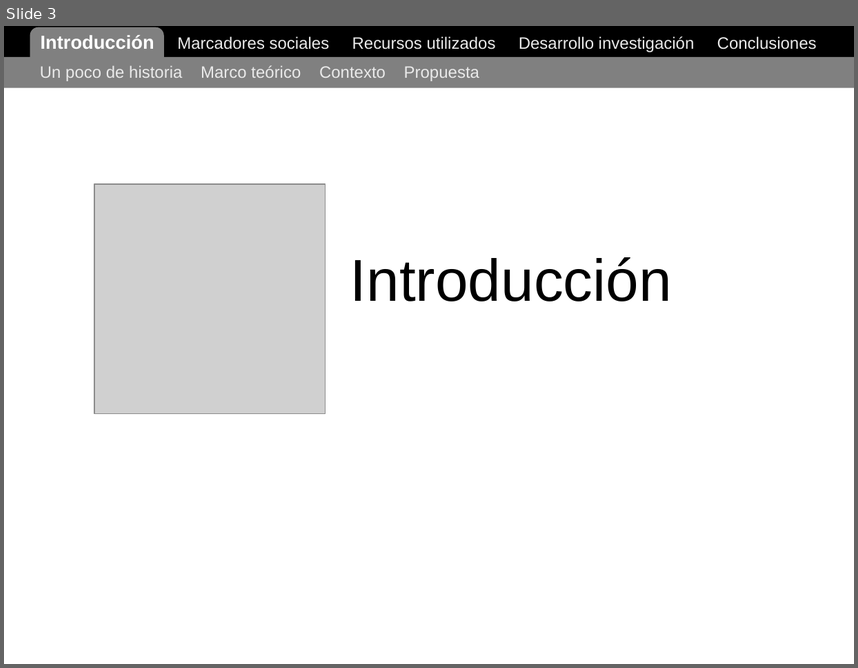
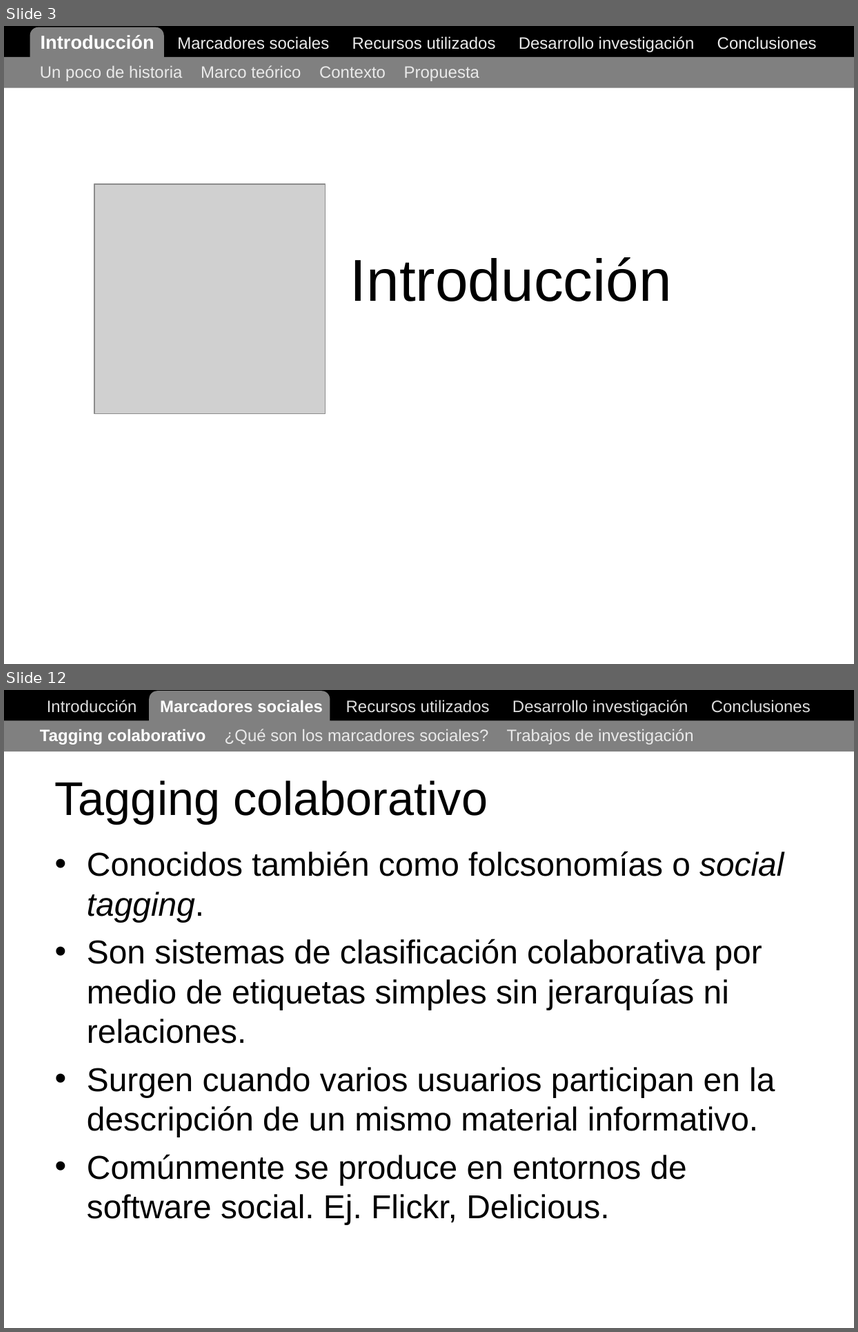
Before and after one commit to ak907kenai/nicotournetesis, a slide deck: docs_trunk/Nicolás Tourné - Presentación Tesis (v1).ppt. Shown one above the other, each under a label of ours: slide 3 before the commit, slides 3 and 12 after it; the slides between them are not shown. The pictures are 858x668 and 858x1332 pixels, drawn with LibreOffice and Linux fonts; fonts in the diff are those of the drawing; grey boxes stand for pictures. Boxes give left, top, right and bottom in pixels: in the first picture for what was removed or moved away, otherwise in the second. Text is boxed around its words. In the diff, an @@ line names an element or a change of style, - is before the commit and + after.

```diff
--- a/docs_trunk/Nicolás Tourné - Presentación Tesis (v1).ppt
+++ b/docs_trunk/Nicolás Tourné - Presentación Tesis (v1).ppt
@@ slide 12 added at [4,690,854,1328], background #FFFFFF @@
@@ rectangle added at [4,690,854,720], fill #000000, outline #000000 0.74 pt @@
@@ text added at [47,700,811,716], 14 pt, text #DDDDDD @@
+Introducción Marcadores sociales Recursos utilizados Desarrollo investigación Conclusiones
@@ rounded rectangle added at [150,691,330,741], fill #808080 @@
@@ rectangle added at [4,720,854,751], fill #808080 @@
@@ text added at [40,729,694,745], 14 pt, text #EAEAEA @@
+Tagging colaborativo ¿Qué son los marcadores sociales? Trabajos de investigación
@@ title added at [55,780,488,824], 40 pt, text #000000 @@
+Tagging colaborativo
@@ text added at [87,851,784,1225], 28 pt, text #000000 @@
+• Conocidos también como folcsonomías o social tagging.
+• Son sistemas de clasificación colaborativa por medio de etiquetas simples sin jerarquías ni relaciones.
+• Surgen cuando varios usuarios participan en la descripción de un mismo material informativo.
+• Comúnmente se produce en entornos de software social. Ej. Flickr, Delicious.
```
Also in this commit, not shown: 6 slides changed, 16 other slides added, 2 other files.
